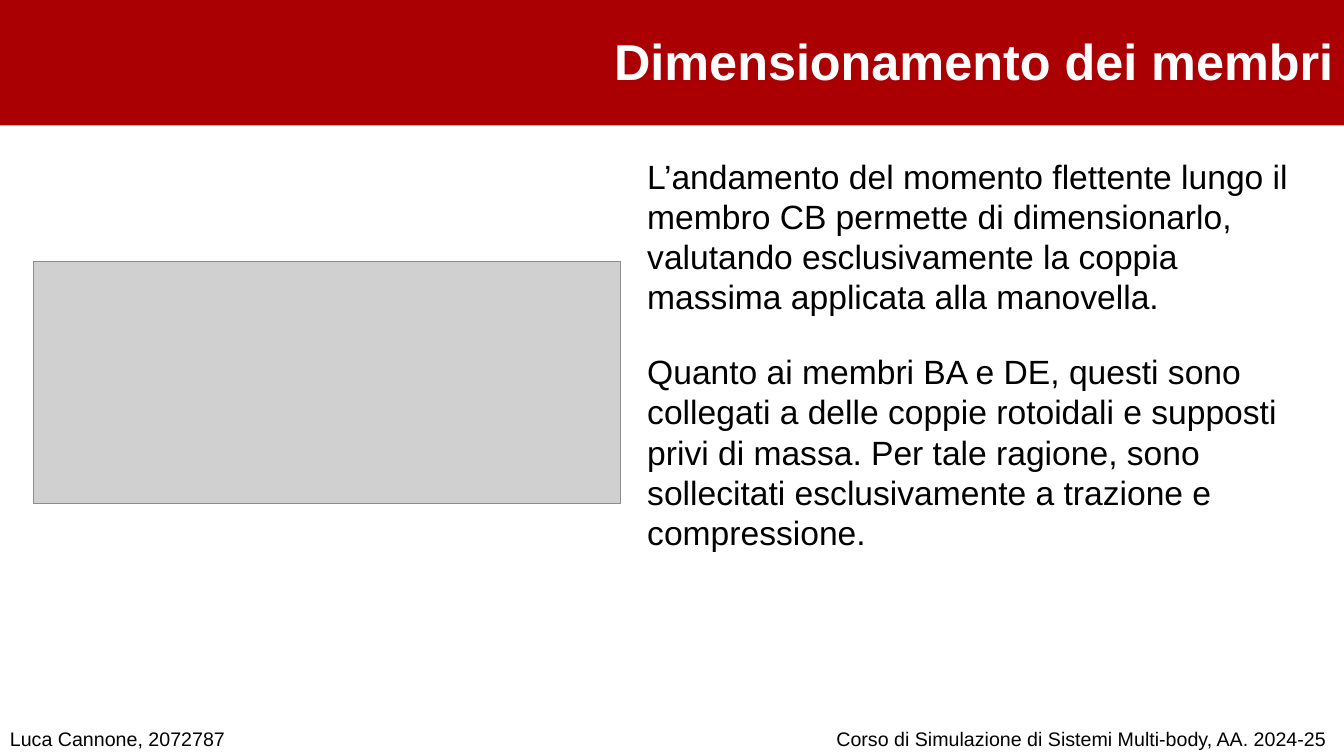
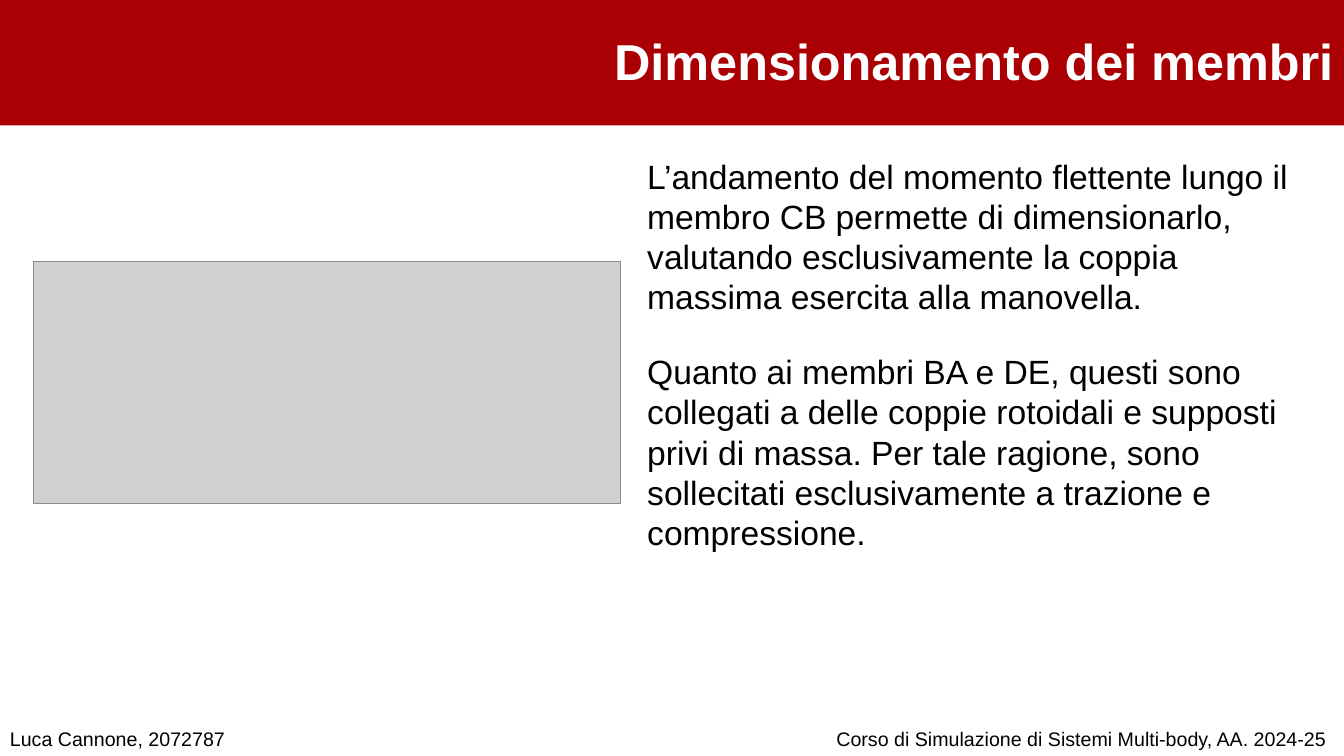
Before and after one commit to cannoneluca/Progetto_Simulazione_MultiBody, a slide deck: slide 14 of Presentazione .pptx. Drawn at 1344x756 pixels with LibreOffice and Linux fonts; fonts in the diff are those of the drawing; grey boxes stand for pictures; background and template pictures are left out. Boxes give left, top, right and bottom in pixels: in the first picture for what was removed or moved away, otherwise in the second. Text is boxed around its words. In the diff, an @@ line names an element or a change of style, - is before the commit and + after.

```diff
--- a/Presentazione .pptx
+++ b/Presentazione .pptx
@@ text at [647,164,1288,310]: text changed @@
-L’andamento del momento flettente lungo il membro CB permette di dimensionarlo, valutando esclusivamente la coppia massima applicata alla manovella.
+L’andamento del momento flettente lungo il membro CB permette di dimensionarlo, valutando esclusivamente la coppia massima esercita alla manovella.
```
Also in this commit, not shown: 18 other slides changed, 1 slide added, 1 slide removed.
